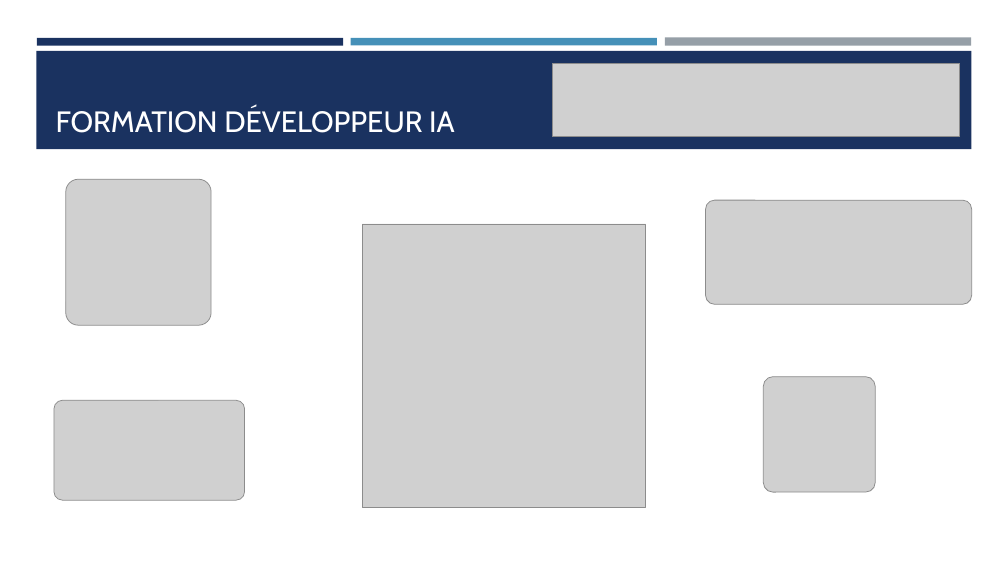
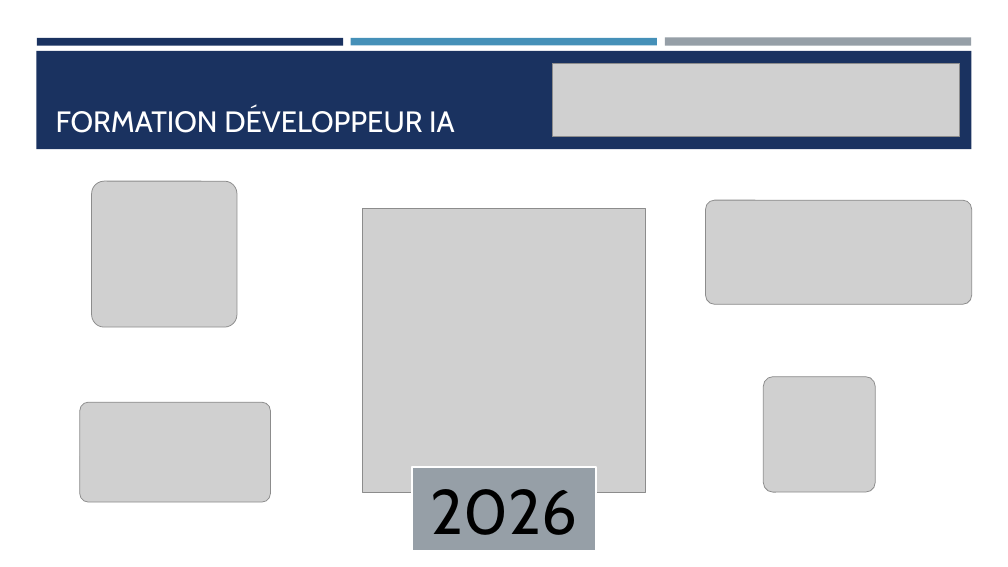
Before and after one commit to Ace4teaM/OCR-NovaTech, a slide deck: slide 2 of Presentation.pptx. Drawn at 1008x567 pixels with LibreOffice and Linux fonts; fonts in the diff are those of the drawing; grey boxes stand for pictures. Boxes give left, top, right and bottom in pixels: in the first picture for what was removed or moved away, otherwise in the second. Text is boxed around its words. In the diff, an @@ line names an element or a change of style, - is before the commit and + after.

```diff
--- a/Presentation.pptx
+++ b/Presentation.pptx
@@ picture moved from (x1=66, y1=179, x2=211, y2=325) to (x1=91, y1=181, x2=237, y2=327) @@
@@ picture moved from (x1=362, y1=224, x2=646, y2=507) to (x1=362, y1=209, x2=646, y2=492) @@
@@ picture moved from (x1=54, y1=400, x2=244, y2=500) to (x1=80, y1=402, x2=271, y2=502) @@
@@ rectangle added at (x1=411, y1=467, x2=596, y2=551), fill #969FA7, outline #FFFFFF 2 pt, 60 pt, text #000000 @@
+2026
```
Also in this commit, not shown: 16 other slides changed, 12 slides added, 3 slides removed, 2 other files.
